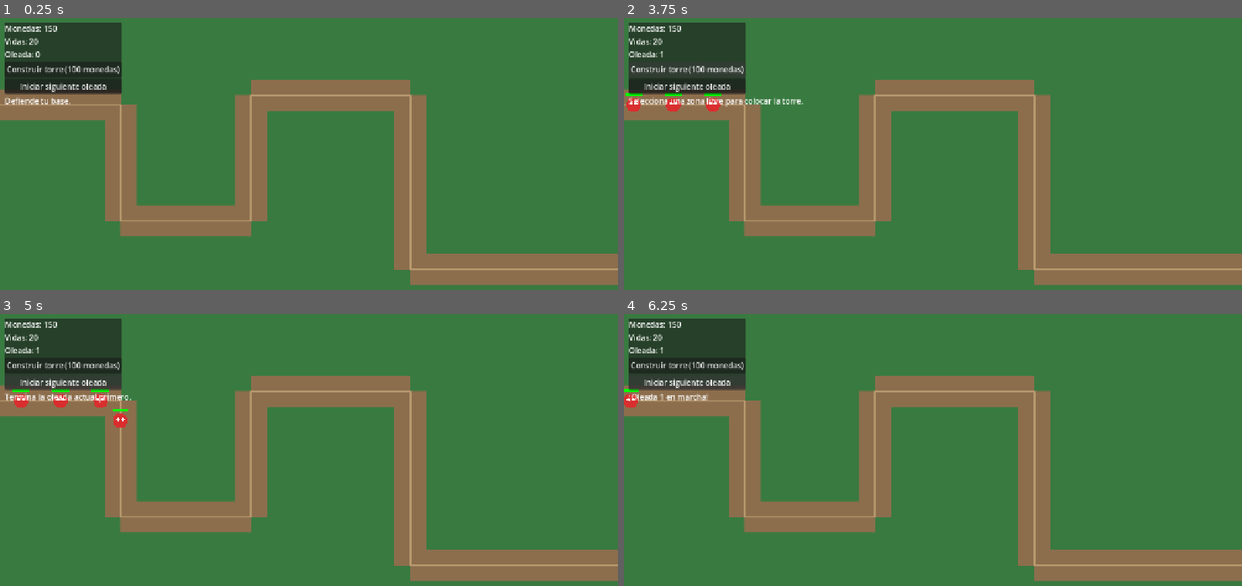
Above: before the commit, frames 1-4 (two rows, left to right).
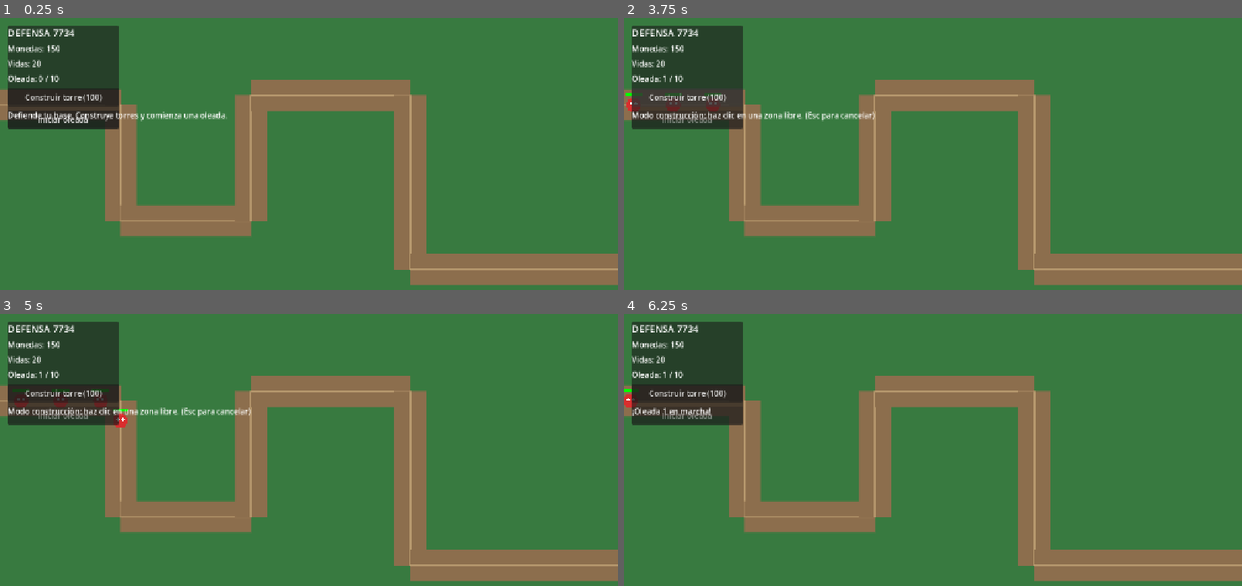
Above: after the commit, the same moments.

Repository: Elosoma/GodotGameDesign
Game: Godot game, scene res://scenes/Main.tscn
Same seed, same stepped clock (60 frames per second), same inputs: the game is played once before the commit and once after it.
Inputs (mouse positions are in pixels of both pictures, inside the frame that each line leads up to):
- Up to frame 1 (0.25 s): no input
- Up to frame 2 (3.75 s): click "Construir torre (100 monedas)" (after the commit: "Construir torre (100)") at 0.5 s; click "Iniciar siguiente oleada" (after the commit: "Iniciar oleada") at 1.25 s; click (685, 86) at 2 s, where only the run before the commit has a clickable "Iniciar siguiente oleada"; click "Construir torre (100 monedas)" (after the commit: "Construir torre (100)") at 2.75 s; click "Construir torre (100 monedas)" (after the commit: "Construir torre (100)") at 3.5 s
- Up to frame 3 (5 s): click (61, 382) at 4.25 s, where only the run before the commit has a clickable "Iniciar siguiente oleada"
- Up to frame 4 (6.25 s): tap Enter at 5 s; move the mouse to (1068, 471) at 5.02 s; tap R at 5.1 s; click (1068, 471) at 5.17 s; click "Iniciar siguiente oleada" (after the commit: "Iniciar oleada") at 5.75 s

The runs differ from the first frame. In frame 1, 4.4% of the frame differs, in the area x 0-67%, y 1-93%; in frame 2, 4.6%; in frame 3, 4.5%; in frame 4, 4.2%.

Commit message:
Restore HUD, wave flow, and build interactions

Diff:
--- a/defense-7734/scripts/main.gd
+++ b/defense-7734/scripts/main.gd
@@ -1,10 +1,12 @@
-
 extends Node2D
 
 @export var enemy_scene: PackedScene
 @export var tower_scene: PackedScene
 
-var path_points = PackedVector2Array([
+const TOWER_COST: int = 100
+const MAX_WAVES: int = 10
+
+var path_points := PackedVector2Array([
 	Vector2(-20, 180),
 	Vector2(250, 180),
 	Vector2(250, 420),
@@ -22,6 +24,7 @@
 
 var build_mode: bool = false
 var game_running: bool = true
+var wave_in_progress: bool = false
 
 var hud: CanvasLayer
 var info_label: Label
@@ -32,13 +35,9 @@
 var build_button: Button
 var next_wave_button: Button
 
-var max_waves: int = 10
-var wave_in_progress: bool = false
-
 
 func _ready() -> void:
 	GameManager.reset_game()
-
 	create_hud()
 
 	GameManager.coins_changed.connect(update_coins)
@@ -47,13 +46,8 @@
 
 	update_coins(GameManager.coins)
 	update_lives(GameManager.lives)
-
 	queue_redraw()
 
-func show_victory() -> void:
-	game_running = false
-	message_label.text = "¡VICTORIA! Has defendido tu base."
-	info_label.text = "Has superado las 10 oleadas."
 
 func _process(delta: float) -> void:
 	if not game_running:
@@ -61,22 +55,22 @@
 
 	if enemies_to_spawn > 0:
 		spawn_timer -= delta
-
-		if spawn_timer <= 0:
+		if spawn_timer <= 0.0:
 			spawn_enemy()
 			enemies_to_spawn -= 1
 			spawn_timer = spawn_delay
 
 	if wave_in_progress:
-		var remaining = get_tree().get_nodes_in_group("enemies")
-
-		if enemies_to_spawn == 0 and remaining.is_empty():
+		var remaining_enemies := get_tree().get_nodes_in_group("enemies")
+		if enemies_to_spawn == 0 and remaining_enemies.is_empty():
 			wave_in_progress = false
-
-			if wave >= max_waves:
+			next_wave_button.disabled = false
+
+			if wave >= MAX_WAVES:
 				show_victory()
 			else:
-				info_label.text = "Oleada completada. ¡Prepárate!"
+				info_label.text = "Oleada completada. ¡Prepárate para la siguiente!"
+
 
 func _unhandled_input(event: InputEvent) -> void:
 	if event is InputEventMouseButton:
@@ -84,18 +78,19 @@
 			if build_mode and game_running:
 				place_tower(get_global_mouse_position())
 
-	if event is InputEventKey and event.pressed:
+	if event is InputEventKey and event.pressed and not event.echo:
 		if event.keycode == KEY_R:
 			get_tree().reload_current_scene()
+		elif event.keycode == KEY_ESCAPE and build_mode:
+			toggle_build_mode()
+
 
 func _draw() -> void:
-	# Fondo verde.
 	draw_rect(
 		Rect2(Vector2.ZERO, Vector2(1280, 720)),
 		Color(0.22, 0.48, 0.25)
 	)
 
-	# Camino.
 	for i in range(path_points.size() - 1):
 		draw_line(
 			path_points[i],
@@ -104,9 +99,6 @@
 			65.0,
 			true
 		)
-
-	# Bordes del camino.
-	for i in range(path_points.size() - 1):
 		draw_line(
 			path_points[i],
 			path_points[i + 1],
@@ -118,14 +110,23 @@
 
 func create_hud() -> void:
 	hud = CanvasLayer.new()
+	hud.name = "HUD"
+	hud.layer = 10
 	add_child(hud)
 
-	var panel = PanelContainer.new()
-	panel.position = Vector2(10, 10)
+	var panel := PanelContainer.new()
+	panel.name = "StatusPanel"
+	panel.position = Vector2(16, 16)
 	hud.add_child(panel)
 
-	var layout = VBoxContainer.new()
+	var layout := VBoxContainer.new()
+	layout.add_theme_constant_override("separation", 8)
 	panel.add_child(layout)
+
+	var title := Label.new()
+	title.text = "DEFENSA 7734"
+	title.add_theme_font_size_override("font_size", 20)
+	layout.add_child(title)
 
 	coins_label = Label.new()
 	layout.add_child(coins_label)
@@ -134,26 +135,31 @@
 	layout.add_child(lives_label)
 
 	wave_label = Label.new()
-	wave_label.text = "Oleada: 0"
+	wave_label.text = "Oleada: 0 / " + str(MAX_WAVES)
 	layout.add_child(wave_label)
 
 	build_button = Button.new()
-	build_button.text = "Construir torre (100 monedas)"
+	build_button.text = "Construir torre (%d)" % TOWER_COST
+	build_button.custom_minimum_size = Vector2(230, 38)
 	build_button.pressed.connect(toggle_build_mode)
 	layout.add_child(build_button)
 
 	next_wave_button = Button.new()
-	next_wave_button.text = "Iniciar siguiente oleada"
+	next_wave_button.text = "Iniciar oleada"
+	next_wave_button.custom_minimum_size = Vector2(230, 38)
 	next_wave_button.pressed.connect(start_wave)
 	layout.add_child(next_wave_button)
 
 	info_label = Label.new()
-	info_label.text = "Defiende tu base."
-	info_label.position = Vector2(10, 160)
+	info_label.text = "Defiende tu base. Construye torres y comienza una oleada."
+	info_label.position = Vector2(16, 190)
+	info_label.add_theme_color_override("font_color", Color.WHITE)
 	hud.add_child(info_label)
 
 	message_label = Label.new()
-	message_label.position = Vector2(500, 320)
+	message_label.position = Vector2(400, 300)
+	message_label.add_theme_font_size_override("font_size", 30)
+	message_label.add_theme_color_override("font_color", Color.WHITE)
 	hud.add_child(message_label)
 
 
@@ -168,31 +174,40 @@
 
 
 func toggle_build_mode() -> void:
+	if not game_running:
+		return
+
 	build_mode = not build_mode
-
 	if build_mode:
-		info_label.text = "Selecciona una zona libre para colocar la torre."
+		info_label.text = "Modo construcción: haz clic en una zona libre. (Esc para cancelar)"
 	else:
 		info_label.text = "Construcción cancelada."
 
 
 func start_wave() -> void:
-	if wave >= max_waves:
-		return
-
+	if not game_running or wave_in_progress:
+		return
+
+	if wave >= MAX_WAVES:
+		return
+
+	if enemy_scene == null:
+		info_label.text = "ERROR: asigna Enemy.tscn en Main.tscn."
+		return
+
+	if not get_tree().get_nodes_in_group("enemies").is_empty():
+		info_label.text = "Espera a que termine la oleada actual."
+		return
+
+	wave += 1
 	wave_in_progress = true
-
-	if enemies_to_spawn > 0 or get_tree().get_nodes_in_group("enemies").size() > 0:
-		info_label.text = "Termina la oleada actual primero."
-		return
-
-	wave += 1
 	enemies_to_spawn = 5 + wave * 2
 	spawn_delay = maxf(0.35, 1.0 - wave * 0.04)
 	spawn_timer = 0.0
 
-	wave_label.text = "Oleada: " + str(wave)
-	info_label.text = "¡Oleada " + str(wave) + " en marcha!"
+	wave_label.text = "Oleada: %d / %d" % [wave, MAX_WAVES]
+	next_wave_button.disabled = true
+	info_label.text = "¡Oleada %d en marcha!" % wave
 
 
 func spawn_enemy() -> void:
@@ -201,9 +216,7 @@
 
 	var enemy = enemy_scene.instantiate()
 	add_child(enemy)
-
 	enemy.set_path(path_points)
-
 	enemy.died.connect(on_enemy_died)
 	enemy.reached_base.connect(on_enemy_reached_base)
 
@@ -216,57 +229,61 @@
 	GameManager.lose_life()
 
 
-func place_tower(position: Vector2) -> void:
-	if not build_mode:
-		return
-
-	if not is_valid_tower_position(position):
-		info_label.text = "No puedes construir sobre el camino."
-		return
-
-	if not GameManager.spend_coins(100):
-		info_label.text = "No tienes suficientes monedas."
+func place_tower(tower_position: Vector2) -> void:
+	if not build_mode or not game_running:
+		return
+
+	if not is_valid_tower_position(tower_position):
+		info_label.text = "No puedes construir ahí: elige una zona libre."
 		return
 
 	if tower_scene == null:
-		GameManager.add_coins(100)
+		info_label.text = "ERROR: asigna Tower.tscn en Main.tscn."
+		return
+
+	if not GameManager.spend_coins(TOWER_COST):
+		info_label.text = "No tienes monedas suficientes."
 		return
 
 	var tower = tower_scene.instantiate()
 	add_child(tower)
-	tower.global_position = position
+	tower.global_position = tower_position
 
 	build_mode = false
 	info_label.text = "¡Torre construida!"
 
 
-func is_valid_tower_position(position: Vector2) -> bool:
-	if position.x < 20 or position.x > 1260:
+func is_valid_tower_position(tower_position: Vector2) -> bool:
+	if tower_position.x < 25.0 or tower_position.x > 1255.0:
 		return false
-
-	if position.y < 20 or position.y > 700:
+	if tower_position.y < 25.0 or tower_position.y > 695.0:
 		return false
 
-	# Impide construir demasiado cerca del camino.
 	for i in range(path_points.size() - 1):
-		var distance = Geometry2D.get_closest_point_to_segment(
-			position,
+		var closest_point := Geometry2D.get_closest_point_to_segment(
+			tower_position,
 			path_points[i],
 			path_points[i + 1]
-		).distance_to(position)
-
-		if distance < 55:
+		)
+		if closest_point.distance_to(tower_position) < 55.0:
 			return false
 
-	# Impide superponer torres.
 	for tower in get_tree().get_nodes_in_group("towers"):
-		if tower.global_position.distance_to(position) < 55:
-			return false
+		if is_instance_valid(tower):
+			if tower.global_position.distance_to(tower_position) < 55.0:
+				return false
 
 	return true
+
+
+func show_victory() -> void:
+	game_running = false
+	message_label.text = "¡VICTORIA!"
+	info_label.text = "Has superado las %d oleadas. Pulsa R para volver a jugar." % MAX_WAVES
 
 
 func on_game_over() -> void:
 	game_running = false
-	message_label.text = "¡DERROTA! Se ha perdido la partida."
-	info_label.text = "Pulsa F6 para volver a probar."
+	build_mode = false
+	message_label.text = "¡DERROTA!"
+	info_label.text = "Te has quedado sin vidas. Pulsa R para volver a jugar."
